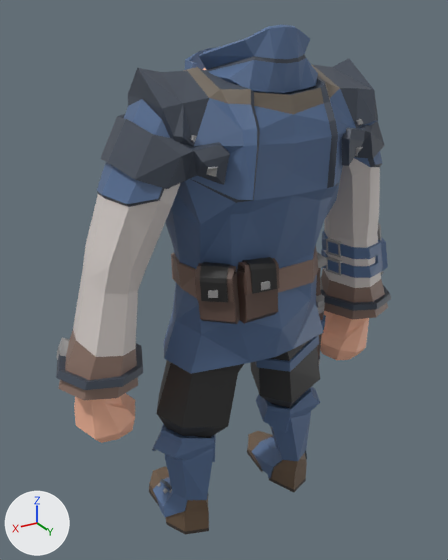
A saved change to the COLLADA model Models/Blend/Chestplate/LegendaryNobleRogueChestplate.dae.
Both versions are drawn from a camera (50 mm lens) standing at (4.35, 6.72, 7.36) and looking at (0.19, -0.21, 3.89). Every picture has the same lights, and +X, +Y and +Z are marked at lower left.

Names of what the first picture shows: 'Boots', 'Chest', 'Pants'.
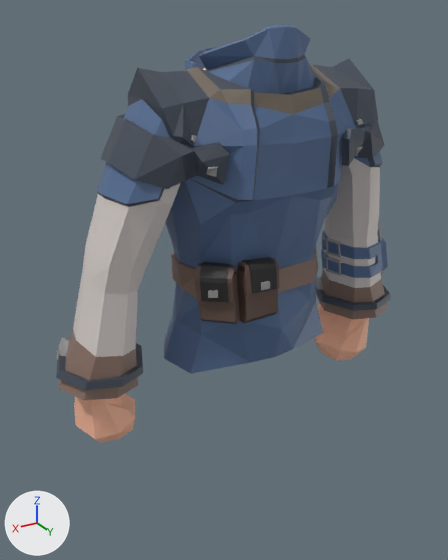
Location of each change, (x1, y1, x2, y2) in pixels of the pictures (448 x 560 px):
'Boots', deleted: before (148, 386, 320, 534)
'Pants', deleted: before (157, 252, 327, 438)

Diff of the bpy script that builds the scene:
```diff
--- a/Models/Blend/Chestplate/LegendaryNobleRogueChestplate.dae.py
+++ b/Models/Blend/Chestplate/LegendaryNobleRogueChestplate.dae.py
@@ ob_boots @@
-ob_boots = bpy.data.objects.new('Boots', me_untitled_007)
-ob_boots.location = (0.0, 0.0, 0.0)
@@ ob_pants @@
-ob_pants = bpy.data.objects.new('Pants', me_untitled_009)
-ob_pants.location = (0.0, 0.0, 0.0)
```
